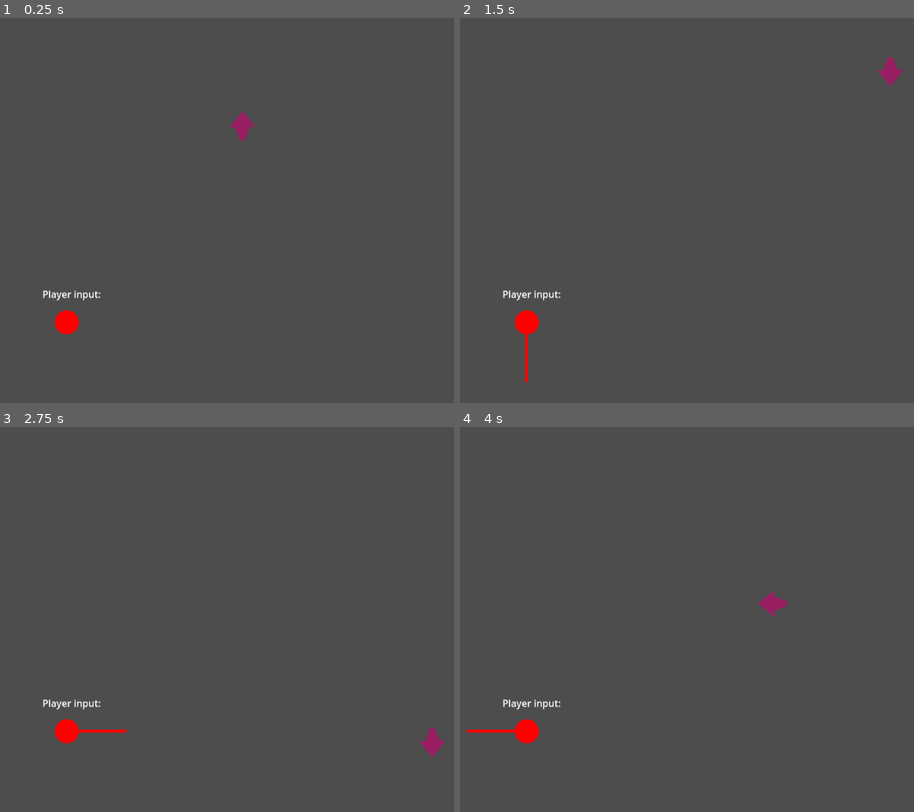
Above: before the commit, frames 1-4 (two rows, left to right).
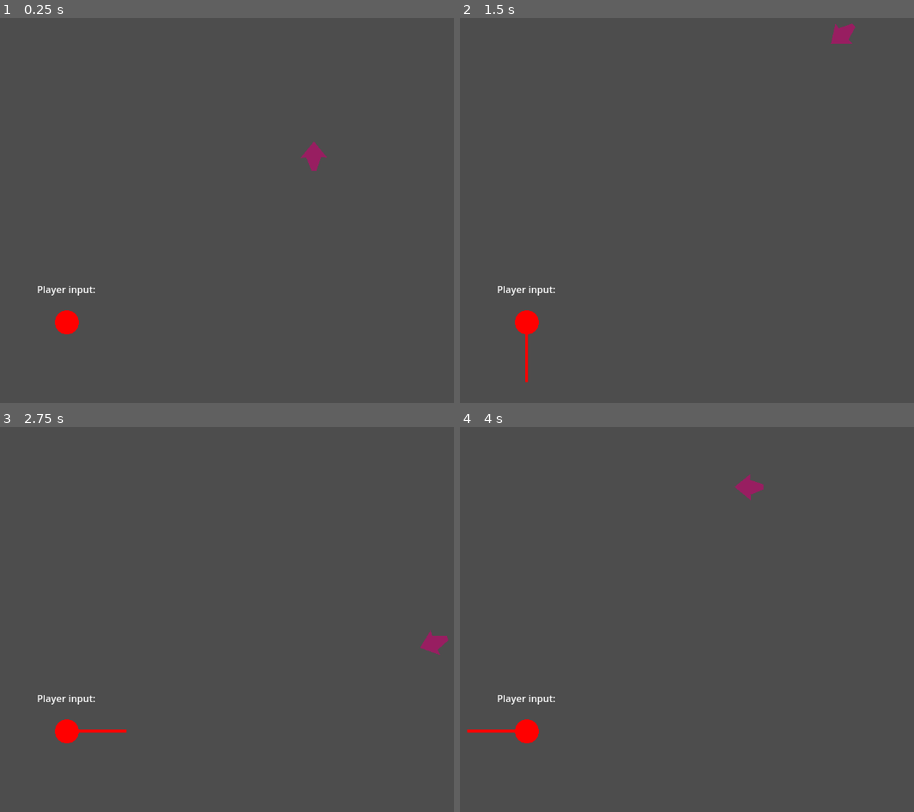
Above: after the commit, the same moments.

Repository: IwailerI/micro-jam-colors
Game: Godot game, scene res://scenes/level/level.tscn
Two runs of this game, one before a commit and one after it. Both use one fixed random seed, a clock stepped at 60 frames per second and the inputs below. Before the commit the project starts from res://levels/level/level.tscn.
Inputs:
- Up to frame 1 (0.25 s): no input
- Up to frame 2 (1.5 s): hold D (movement_right) 0.53-1.28 s; hold S (movement_down) from 1.28 s (still down)
- Up to frame 3 (2.75 s): release S (movement_down) at 2.03 s; hold D (movement_right) from 2.03 s (still down)
- Up to frame 4 (4 s): release D (movement_right) at 2.78 s; hold W (movement_up) 2.78-3.53 s; hold A (movement_left) from 3.53 s (still down)

The runs differ from the first frame. In frame 1, 0.6% of the frame differs, in the area x 8-73%, y 24-74%; in frame 2, 0.6%, in the area x 8-98%, y 1-74%; in frame 3, 0.6%; in frame 4, 0.6%.

Commit message:
Project Archiceture

Diff:
--- a/levels/level/level.tscn
+++ /dev/null
@@ -1,63 +0,0 @@
-[gd_scene load_steps=6 format=3 uid="uid://be41k6pgj28jm"]
-
-[ext_resource type="Script" uid="uid://bpay4q0vfmdan" path="res://levels/player/player.gd" id="1_mmlqq"]
-[ext_resource type="Script" uid="uid://djgbuyq011gl2" path="res://levels/level/node_2d.gd" id="2_jww0w"]
-
-[sub_resource type="CircleShape2D" id="CircleShape2D_jww0w"]
-radius = 12.6632
-
-[sub_resource type="RectangleShape2D" id="RectangleShape2D_jww0w"]
-size = Vector2(85, 496)
-
-[sub_resource type="WorldBoundaryShape2D" id="WorldBoundaryShape2D_jww0w"]
-
-[node name="Node2D" type="Node2D"]
-
-[node name="CharacterBody2D" type="CharacterBody2D" parent="."]
-position = Vector2(471.367, 282.131)
-script = ExtResource("1_mmlqq")
-rotation_speed = 10.13
-ground_speed = 400.0
-
-[node name="Polygon2D" type="Polygon2D" parent="CharacterBody2D"]
-position = Vector2(-0.366638, 0.869293)
-color = Color(0.598836, 0.120402, 0.382083, 1)
-polygon = PackedVector2Array(-3, 22, -12, 0, -22, 1, 1, -27, 23, 0, 13, -1, 5, 22)
-
-[node name="CollisionShape2D" type="CollisionShape2D" parent="CharacterBody2D"]
-shape = SubResource("CircleShape2D_jww0w")
-
-[node name="Node2D" type="Node2D" parent="."]
-position = Vector2(177, 510)
-script = ExtResource("2_jww0w")
-
-[node name="Label" type="Label" parent="."]
-offset_left = 136.0
-offset_top = 451.0
-offset_right = 234.0
-offset_bottom = 474.0
-text = "Player input:"
-
-[node name="StaticBody2D" type="StaticBody2D" parent="."]
-
-[node name="CollisionShape2D" type="CollisionShape2D" parent="StaticBody2D"]
-position = Vector2(869.5, 309)
-shape = SubResource("RectangleShape2D_jww0w")
-
-[node name="CollisionShape2D2" type="CollisionShape2D" parent="StaticBody2D"]
-rotation = 3.14159
-shape = SubResource("WorldBoundaryShape2D_jww0w")
-
-[node name="CollisionShape2D3" type="CollisionShape2D" parent="StaticBody2D"]
-position = Vector2(12, 648)
-shape = SubResource("WorldBoundaryShape2D_jww0w")
-
-[node name="CollisionShape2D4" type="CollisionShape2D" parent="StaticBody2D"]
-position = Vector2(0, 495)
-rotation = 1.5708
-shape = SubResource("WorldBoundaryShape2D_jww0w")
-
-[node name="CollisionShape2D5" type="CollisionShape2D" parent="StaticBody2D"]
-position = Vector2(1152, 394)
-rotation = -1.5708
-shape = SubResource("WorldBoundaryShape2D_jww0w")
--- a/levels/level/node_2d.gd
+++ /dev/null
@@ -1,11 +0,0 @@
-extends Node2D
-
-
-func _process(_delta: float) -> void:
-    queue_redraw()
-
-
-func _draw() -> void:
-    var inp := Input.get_vector("movement_left", "movement_right", "movement_up", "movement_down")
-    draw_circle(Vector2.ZERO, 20.0, Color.RED)
-    draw_line(Vector2.ZERO, inp * 100.0, Color.RED, 5)
--- /dev/null
+++ b/objects/player/input_direction.gd
@@ -0,0 +1,11 @@
+extends Node2D
+
+
+func _process(_delta: float) -> void:
+	queue_redraw()
+
+
+func _draw() -> void:
+	var inp := Input.get_vector("movement_left", "movement_right", "movement_up", "movement_down")
+	draw_circle(Vector2.ZERO, 20.0, Color.RED)
+	draw_line(Vector2.ZERO, inp * 100.0, Color.RED, 5)
--- /dev/null
+++ b/objects/player/input_direction.tscn
@@ -0,0 +1,13 @@
+[gd_scene load_steps=2 format=3 uid="uid://byhqyeheckqeq"]
+
+[ext_resource type="Script" uid="uid://djgbuyq011gl2" path="res://objects/player/input_direction.gd" id="1_08bx7"]
+
+[node name="InputDirection" type="Node2D"]
+script = ExtResource("1_08bx7")
+
+[node name="Label" type="Label" parent="."]
+offset_left = -50.0
+offset_top = -67.0
+offset_right = 48.0
+offset_bottom = -44.0
+text = "Player input:"
--- /dev/null
+++ b/objects/player/player.tscn
@@ -0,0 +1,19 @@
+[gd_scene load_steps=3 format=3 uid="uid://cdj8wgxuxnkiv"]
+
+[ext_resource type="Script" uid="uid://bpay4q0vfmdan" path="res://objects/player/player.gd" id="1_cqmt1"]
+
+[sub_resource type="CircleShape2D" id="CircleShape2D_jww0w"]
+radius = 12.6632
+
+[node name="Player" type="CharacterBody2D"]
+script = ExtResource("1_cqmt1")
+rotation_speed = 10.13
+ground_speed = 400.0
+
+[node name="Polygon2D" type="Polygon2D" parent="."]
+position = Vector2(-0.366638, 0.869293)
+color = Color(0.598836, 0.120402, 0.382083, 1)
+polygon = PackedVector2Array(-3, 22, -12, 0, -22, 1, 1, -27, 23, 0, 13, -1, 5, 22)
+
+[node name="CollisionShape2D" type="CollisionShape2D" parent="."]
+shape = SubResource("CircleShape2D_jww0w")
--- a/project.godot
+++ b/project.godot
@@ -20,29 +20,43 @@
 window/stretch/mode="viewport"
 window/stretch/aspect="expand"
 
+[file_customization]
+
+folder_colors={
+"res://assets/": "red",
+"res://levels/": "yellow",
+"res://objects/": "blue",
+"res://scenes/": "purple",
+"res://sounds/": "green"
+}
+
 [input]
 
 movement_left={
 "deadzone": 0.2,
 "events": [Object(InputEventKey,"resource_local_to_scene":false,"resource_name":"","device":-1,"window_id":0,"alt_press …(191 unchanged characters)…
 , Object(InputEventKey,"resource_local_to_scene":false,"resource_name":"","device":-1,"window_id":0,"alt_pressed":false …(186 unchanged characters)…
+, Object(InputEventJoypadMotion,"resource_local_to_scene":false,"resource_name":"","device":-1,"axis":0,"axis_value":-1.0,"script":null)
 ]
 }
 movement_right={
 "deadzone": 0.2,
 "events": [Object(InputEventKey,"resource_local_to_scene":false,"resource_name":"","device":-1,"window_id":0,"alt_press …(192 unchanged characters)…
 , Object(InputEventKey,"resource_local_to_scene":false,"resource_name":"","device":-1,"window_id":0,"alt_pressed":false …(186 unchanged characters)…
+, Object(InputEventJoypadMotion,"resource_local_to_scene":false,"resource_name":"","device":-1,"axis":0,"axis_value":1.0,"script":null)
 ]
 }
 movement_up={
 "deadzone": 0.2,
 "events": [Object(InputEventKey,"resource_local_to_scene":false,"resource_name":"","device":-1,"window_id":0,"alt_press …(192 unchanged characters)…
 , Object(InputEventKey,"resource_local_to_scene":false,"resource_name":"","device":-1,"window_id":0,"alt_pressed":false …(186 unchanged characters)…
+, Object(InputEventJoypadMotion,"resource_local_to_scene":false,"resource_name":"","device":-1,"axis":1,"axis_value":-1.0,"script":null)
 ]
 }
 movement_down={
 "deadzone": 0.2,
 "events": [Object(InputEventKey,"resource_local_to_scene":false,"resource_name":"","device":-1,"window_id":0,"alt_press …(192 unchanged characters)…
 , Object(InputEventKey,"resource_local_to_scene":false,"resource_name":"","device":-1,"window_id":0,"alt_pressed":false …(186 unchanged characters)…
+, Object(InputEventJoypadMotion,"resource_local_to_scene":false,"resource_name":"","device":-1,"axis":1,"axis_value":1.0,"script":null)
 ]
 }
--- /dev/null
+++ b/scenes/level/level.tscn
@@ -0,0 +1,43 @@
+[gd_scene load_steps=5 format=3 uid="uid://be41k6pgj28jm"]
+
+[ext_resource type="PackedScene" uid="uid://cdj8wgxuxnkiv" path="res://objects/player/player.tscn" id="1_jww0w"]
+[ext_resource type="PackedScene" uid="uid://byhqyeheckqeq" path="res://objects/player/input_direction.tscn" id="2_nbgty"]
+
+[sub_resource type="WorldBoundaryShape2D" id="WorldBoundaryShape2D_jww0w"]
+
+[sub_resource type="RectangleShape2D" id="RectangleShape2D_jww0w"]
+size = Vector2(85, 496)
+
+[node name="Node2D" type="Node2D"]
+
+[node name="Player" parent="." instance=ExtResource("1_jww0w")]
+position = Vector2(591, 333)
+
+[node name="InputDirection" parent="." instance=ExtResource("2_nbgty")]
+position = Vector2(177, 510)
+
+[node name="WorldBorder" type="StaticBody2D" parent="."]
+
+[node name="Up" type="CollisionShape2D" parent="WorldBorder"]
+rotation = 3.14159
+shape = SubResource("WorldBoundaryShape2D_jww0w")
+
+[node name="Down" type="CollisionShape2D" parent="WorldBorder"]
+position = Vector2(12, 648)
+shape = SubResource("WorldBoundaryShape2D_jww0w")
+
+[node name="Left" type="CollisionShape2D" parent="WorldBorder"]
+position = Vector2(0, 495)
+rotation = 1.5708
+shape = SubResource("WorldBoundaryShape2D_jww0w")
+
+[node name="Right" type="CollisionShape2D" parent="WorldBorder"]
+position = Vector2(1152, 394)
+rotation = -1.5708
+shape = SubResource("WorldBoundaryShape2D_jww0w")
+
+[node name="StaticBody2D2" type="StaticBody2D" parent="."]
+
+[node name="CollisionShape2D" type="CollisionShape2D" parent="StaticBody2D2"]
+position = Vector2(869.5, 309)
+shape = SubResource("RectangleShape2D_jww0w")
Renamed: levels/level/node_2d.gd.uid -> objects/player/input_direction.gd.uid
Renamed: levels/player/player.gd -> objects/player/player.gd
Renamed: levels/player/player.gd.uid -> objects/player/player.gd.uid
